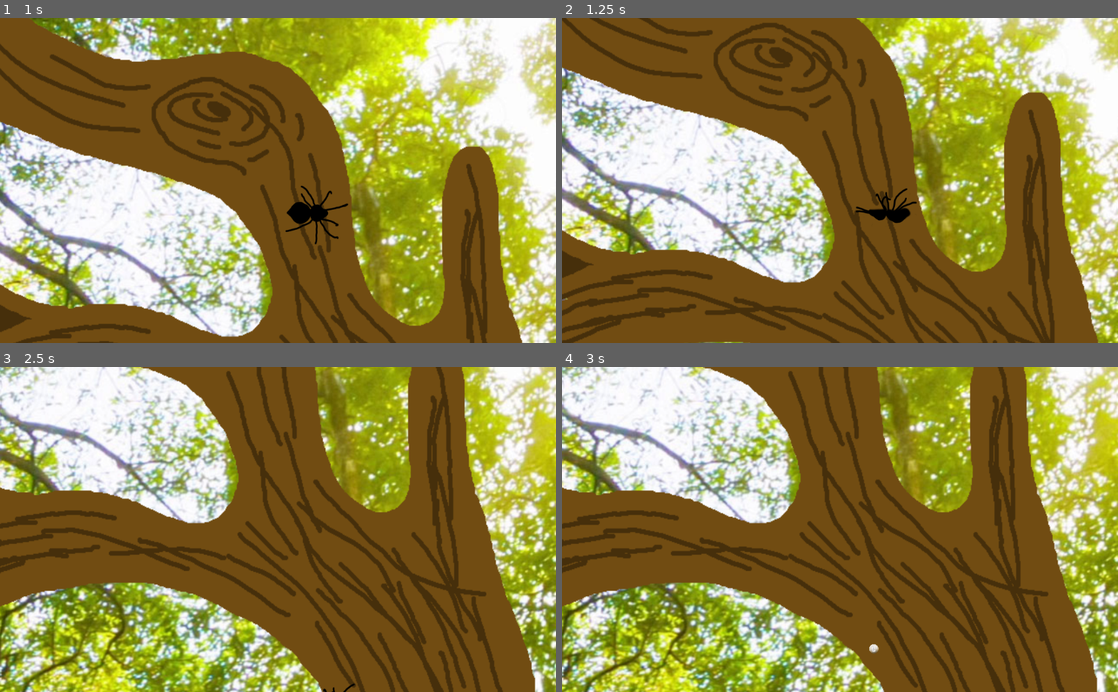
Above: before the commit, frames 1-4 (two rows, left to right).
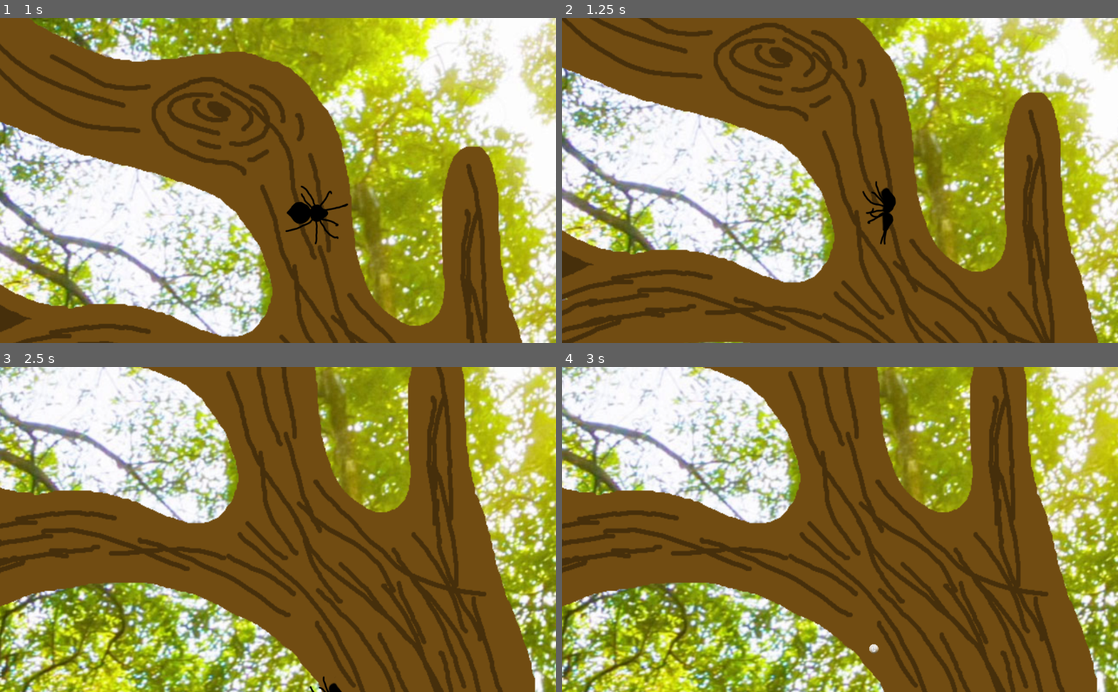
Above: after the commit, the same moments.

Repository: MarmotaGames/aracnotopia
Game: Godot game, scene res://main.tscn
Two runs of this game, one before a commit and one after it. Both use one fixed random seed, a clock stepped at 60 frames per second and the inputs below.
Inputs (mouse positions are in pixels of both pictures, inside the frame that each line leads up to):
- Up to frame 1 (1 s): tap Enter (ui_accept) at 0.5, 0.77, 0.8 s; move the mouse to (400, 164) at 0.52 s; hold Right (ui_right) from 0.53 s (still down); hold L (secretar) from 0.53 s (still down); click (400, 164) at 0.67 s
- Up to frame 2 (1.25 s): keep holding Right (ui_right); keep holding L (secretar); tap Enter (ui_accept) at 1.07 s
- Up to frame 3 (2.5 s): move the mouse to (166, 545) at 1.27 s; release Right (ui_right) at 1.28 s; release L (secretar) at 1.28 s; hold Down (ui_down) 1.28-2.03 s; tap Enter (ui_accept) at 1.35, 1.52, 1.82, 2.3 s; tap L (secretar) at 1.55 s; move the mouse to (333, 458) at 2.02 s; hold Right (ui_right) from 2.03 s (still down); hold H (aga) from 2.03 s (still down)
- Up to frame 4 (3 s): tap Enter (ui_accept) at 2.75 s; move the mouse to (812, 594) at 2.77 s; release Right (ui_right) at 2.78 s; release H (aga) at 2.78 s; hold Up (ui_up) from 2.78 s (still down); right-click (812, 594) at 2.85 s; click (812, 594) at 2.92 s

Frame 1 is identical in both runs. In frame 2, 0.5% of the frame differs, in the area x 52-64%, y 50-70%; in frame 3, 0.1%; in frame 4, nothing differs.
Error before the commit: Invalid set index 'fall' (on base: 'null instance') with value of type 'bool'. (res://Area2D.gd:19)
Error after the commit: Invalid set index 'fall' (on base: 'null instance') with value of type 'bool'. (res://Area2D.gd:16)

Commit message:
Implemented spider fall using Godot's gravity

Diff:
--- a/GodotProject/Area2D.gd
+++ b/GodotProject/Area2D.gd
@@ -1,16 +1,13 @@
 extends Area2D
 
 var spiderInArea = false
-var velocity = Vector2()
 var init = true
-#var array = [0, 0, 0]
 var index = 0
 
 func _physics_process(delta):
 
 	if get_overlapping_areas():
 		spiderInArea = true
-		$"/root/Root/Spider2".gravity_scale = 0
 		if init: #Semi-gambiarra. Precisa inicializar como falso
 			$"/root/Root/Spider2".fall = false
 			init = false
@@ -18,24 +15,3 @@
 		spiderInArea = false
 		$"/root/Root/Spider2".fall = true
 		#$"/root/Root/Spider2".direction = Vector2(0, 1)
-		$"/root/Root/Spider2".gravity_scale = 10
-	"""
-
-	for x in get_overlapping_areas():
-
-		if x.name == "DetectBranch":
-
-
-
-
-			spiderInArea = true
-			$"/root/Root/Spider2".gravity_scale = 0
-			if init: #Semi-gambiarra. Precisa inicializar como falso
-				$"/root/Root/Spider2".fall = false
-				init = false
-		else:
-			spiderInArea = false
-			$"/root/Root/Spider2".fall = true
-			#$"/root/Root/Spider2".direction = Vector2(0, 1)
-			$"/root/Root/Spider2".gravity_scale = 5
-	"""
--- a/GodotProject/player/AnimatedSprite.gd
+++ b/GodotProject/player/AnimatedSprite.gd
@@ -1,10 +1,14 @@
 extends AnimatedSprite
+
+var fallRotInit = true
 
 func _process(delta):
 	if get_parent().fall == true:
 		self.animation = "falling"
 		self.playing = true
-		get_parent().rotation = 0
-		get_parent().angle = 0
+		if fallRotInit:
+			#get_parent().rotation = -179
+			#get_parent().angle = -179
+			fallRotInit = false
 	else:
 		self.animation = "default"
--- a/GodotProject/player/Player_rigido.gd
+++ b/GodotProject/player/Player_rigido.gd
@@ -4,32 +4,29 @@
 var direction = Vector2(0,-1)
 var angle = 0
 var fall = false
-var velocity = Vector2(0, 250)
-var gravity = 600
 var front = 0
 var back = 180
 var step = 1
 var rotationSpeed = 15
 var mustRotate = true
 var isRotating = false
-var web_resource = 0
-var web_parent = null
-var web = null
-var bunda_position = Vector2(800, 600-45)
 var dirKeys = [0, 0, 0, 0]
+var fallInit = true
 
 func _physics_process(delta):
-	if not 1 in dirKeys:
-		set_linear_velocity(Vector2(0,0))
-
-	direction = Vector2(0,0)
+	if fall:
+		if fallInit:
+			set_linear_velocity(Vector2(0,0))
+			fallInit = false
+		gravity_scale = 10
+		self.rotation = 5
+		self.angle = 0
+	else:
+		gravity_scale = 0
+		fallInit = true
 
 	update_direction()
 	getRotation()
-
-	if direction != Vector2(0,0):
-		bunda_position.x = self.position.x + direction.x*-50
-		bunda_position.y = self.position.y + direction.y*-50
 
 	if mustRotate:
 		getRotation()
@@ -54,14 +51,10 @@
 	if 1 in dirKeys and not fall:
 		#Verifica se alguma das teclas direcionais está apertada e processa o movimento
 		set_linear_velocity(direction.normalized()*speed)
+	else:
+		if not fall:
+			set_linear_velocity(Vector2(0,0))
 
-	"""
-	if fall:
-		direction.x = 0
-		direction.y = 1
-		velocity.y = gravity
-		set_linear_velocity(direction.normalized()*velocity)
-	"""
 
 func update_direction():
 	if Input.is_action_pressed("ui_up") and not fall:
@@ -70,21 +63,18 @@
 		if not dirKeys[2] and not dirKeys[3]:
 			direction.x = 0
 		$AnimatedSprite.playing = true
-
 	if Input.is_action_pressed("ui_down") and not fall:
 		direction.y = 1
 		dirKeys[1] = 1
 		if not dirKeys[2] and not dirKeys[3]:
 			direction.x = 0
 		$AnimatedSprite.playing = true
-
 	if Input.is_action_pressed("ui_left") and not fall:
 		direction.x = -1
 		dirKeys[2] = 1
 		if not dirKeys[0] and not dirKeys[1]:
 			direction.y = 0
 		$AnimatedSprite.playing = true
-
 	if Input.is_action_pressed("ui_right") and not fall:
 		direction.x = 1
 		dirKeys[3] = 1
@@ -94,13 +84,10 @@
 
 	if Input.is_action_just_released("ui_up"):
 		dirKeys[0] = 0
-
 	if Input.is_action_just_released("ui_down"):
 		dirKeys[1] = 0
-
 	if Input.is_action_just_released("ui_left"):
 		dirKeys[2] = 0
-
 	if Input.is_action_just_released("ui_right"):
 		dirKeys[3] = 0
 
@@ -112,7 +99,7 @@
 			if $"/root/Root/BackgroundSprite/Area2D".spiderInArea == true:
 				fall = false
 				direction.x = 0
-				direction.y = 1
+				direction.y = -1
 				angle = 0
 				$AnimatedSprite.playing = false
 				$StickTimer.start()
@@ -120,8 +107,6 @@
 			fall = true
 			$StickTimer.start()
 
-#	if Input.is_action_pressed("secretar"):
-#		grudando = true
 
 func getRotation():
 	if direction.x == 0:
--- a/GodotProject/player/Player_rigido.tscn
+++ b/GodotProject/player/Player_rigido.tscn
@@ -68,14 +68,15 @@
 
 position = Vector2( 0.1, 0.3 )
 scale = Vector2( 1.2, 2 )
-shape = SubResource( 2 )
+shape = SubResource( 1 )
+disabled = true
 _sections_unfolded = [ "Transform" ]
 
 [node name="AnimatedSprite" type="AnimatedSprite" parent="." index="1"]
 
 editor/display_folded = true
 scale = Vector2( 0.3, 0.3 )
-frames = SubResource( 3 )
+frames = SubResource( 2 )
 animation = "default"
 script = ExtResource( 15 )
 _sections_unfolded = [ "Transform" ]
Not shown: 3 places in GodotProject/player/Player_rigido.tscn that only renumber resources
